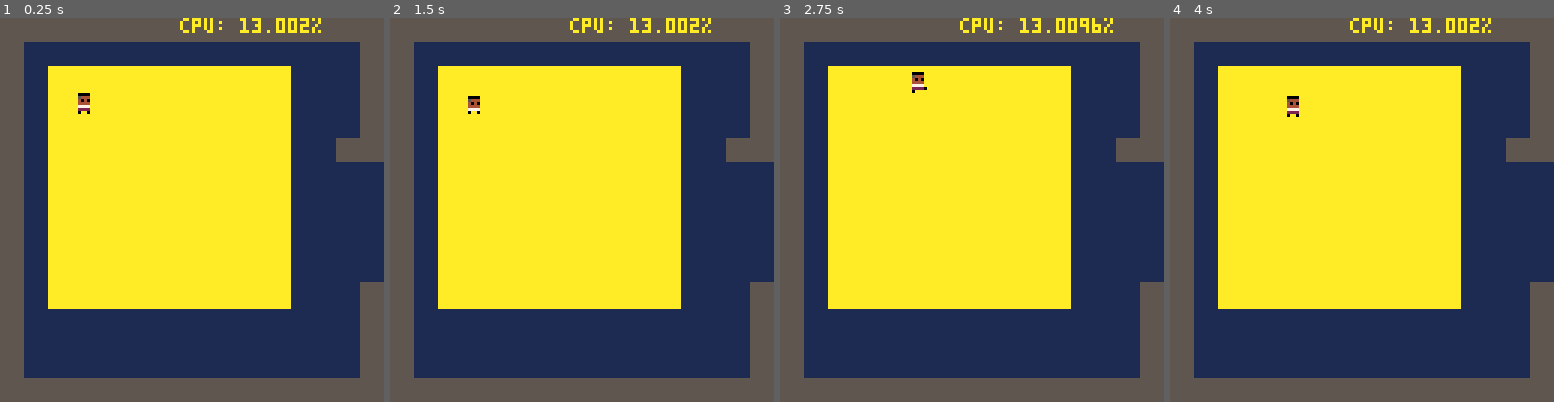
Above: before the commit, frames 1-4 (left to right).
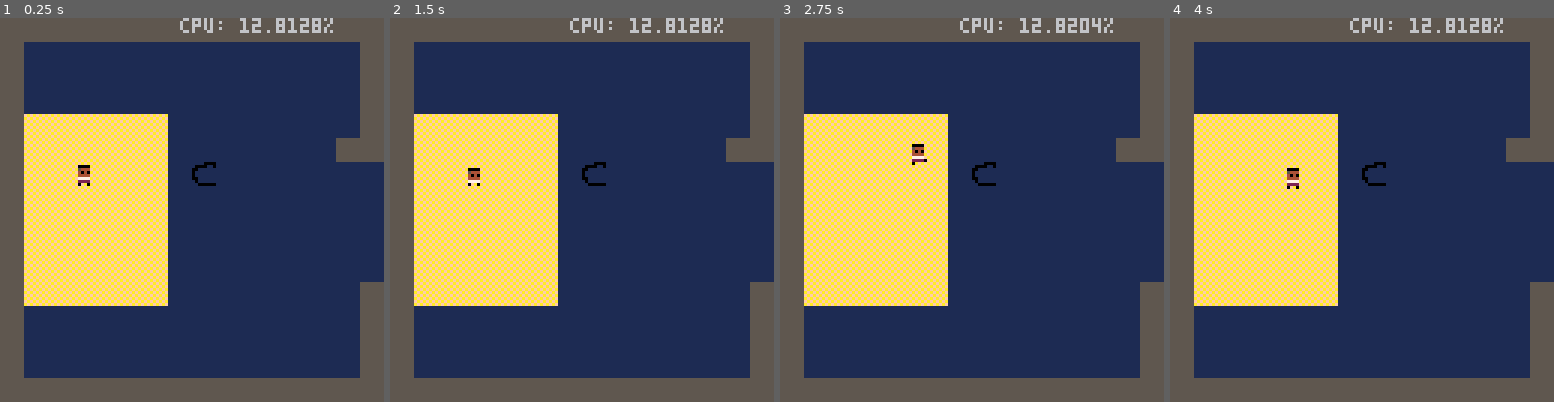
Above: after the commit, the same moments.

Repository: frojo/pico8
Game: PICO-8 cartridge carts/adventure.p8
Same seed, same stepped clock (60 frames per second), same inputs: the game is played once before the commit and once after it.
Inputs:
- Up to frame 1 (0.25 s): no input
- Up to frame 2 (1.5 s): tap X (X key) at 0.33, 1.07 s; tap O (Z key) at 0.7 s
- Up to frame 3 (2.75 s): hold Right 1.6-2.1 s; tap O (Z key) at 1.7, 2.1, 2.5 s; tap X (X key) at 1.85 s; hold Up 2.15-2.42 s; hold Right from 2.47 s (still down)
- Up to frame 4 (4 s): tap O (Z key) at 2.9, 3.3, 3.7 s; tap X (X key) at 2.97 s; release Right at 3.03 s; hold Left 3.08-3.58 s; hold Down 3.63-3.97 s

The runs differ from the first frame. In frame 1, 36% of the frame differs, in the area x 6-87%, y 0-76%; in frame 2, 36%; in frame 3, 36%; in frame 4, 36%.

Commit message:
first try at sprite for boat

Diff:
--- a/carts/adventure.p8
+++ b/carts/adventure.p8
@@ -17,6 +17,9 @@
 	players = {}
 	add(players, init_player(1))
 
+	-- init row boat
+	boat = init_rowboat(64, 48)
+
 	walk_speed = .8
 
 	-- knobs for Boat Feel (TM)
@@ -52,17 +55,12 @@
 	-- draw screen
 	map(screen*16, screen*16, 0, 0, 16, 16)
 
-
-
-	rectfill(16, 16, 96, 96, 10)
-…(4 lines of a section not shown)…
 	-- draw players
 	for player in all(players) do
 		draw_player(player)
 	end
+
+	draw_rowboat(boat)
 
 
 	if debug then
@@ -87,7 +85,7 @@
 	if (num == 2) player.color = 5 -- dark grey
 
 	player.x = 24
-	player.y = 24
+	player.y = 48
 	player.h = 8
 	player.w = 8
 	player.dx = 0;
@@ -362,6 +360,21 @@
 		in_wall(cellx_max, celly_max)
 end
 
+function init_rowboat(x, y)
+	boat = {}
+	boat.x = x
+	boat.y = y
+	return boat
+end
+
+function draw_rowboat(boat)
+	palt(0, false)
+	palt(12, true)
+	spr(48, boat.x, boat.y)
+	spr(49, boat.x+8, boat.y)
+	palt()
+end
+
 
 __gfx__
 00000000000400000500000000000000000400000047444000004000000570000000000000000000000000000000000000000000000000000000000000000000
@@ -372,14 +385,14 @@
 00700700044477700744440047775400004444400044444004445770044444440577744000000000000000000000000000000000000000000000000000000000
 00000000044477000044400000775000000444400004440004444570004444445777770000000000000000000000000000000000000000000000000000000000
 00000000044474000004000000075000000000000000400000000050000000000000400000000000000000000000000000000000000000000000000000000000
-11111111555555550000000000000000000000000000000000000000000000000000000000000000000000000000000000000000000000000000000000000000
-11111111555555550000000000000000000000000000000000000000000000000000000000000000000000000000000000000000000000000000000000000000
-11111111555555550000000000000000000000000000000000000000000000000000000000000000000000000000000000000000000000000000000000000000
-11111111555555550000000000000000000000000000000000000000000000000000000000000000000000000000000000000000000000000000000000000000
-11111111555555550000000000000000000000000000000000000000000000000000000000000000000000000000000000000000000000000000000000000000
-11111111555555550000000000000000000000000000000000000000000000000000000000000000000000000000000000000000000000000000000000000000
-11111111555555550000000000000000000000000000000000000000000000000000000000000000000000000000000000000000000000000000000000000000
-11111111555555550000000000000000000000000000000000000000000000000000000000000000000000000000000000000000000000000000000000000000
+1111111155555555fafafafa00000000000000000000000000000000000000000000000000000000000000000000000000000000000000000000000000000000
+1111111155555555afafafaf00000000000000000000000000000000000000000000000000000000000000000000000000000000000000000000000000000000
+1111111155555555fafafafa00000000000000000000000000000000000000000000000000000000000000000000000000000000000000000000000000000000
+1111111155555555afafafaf00000000000000000000000000000000000000000000000000000000000000000000000000000000000000000000000000000000
+1111111155555555fafafafa00000000000000000000000000000000000000000000000000000000000000000000000000000000000000000000000000000000
+1111111155555555afafafaf00000000000000000000000000000000000000000000000000000000000000000000000000000000000000000000000000000000
+1111111155555555fafafafa00000000000000000000000000000000000000000000000000000000000000000000000000000000000000000000000000000000
+1111111155555555afafafaf00000000000000000000000000000000000000000000000000000000000000000000000000000000000000000000000000000000
 cccccccccccccccccccccccccccccccc000000000000000000000000000000000000000000000000000000000000000000000000000000000000000000000000
 cc0000cccccccccccc0000cccc0000cc000000000000000000000000000000000000000000000000000000000000000000000000000000000000000000000000
 cc5444cccc0000cccc5444cccc5444cc000000000000000000000000000000000000000000000000000000000000000000000000000000000000000000000000
@@ -388,6 +401,14 @@
 cc7777cccc4444cccc7777cccc7777cc000000000000000000000000000000000000000000000000000000000000000000000000000000000000000000000000
 cc2222cccc7777cccc22220cc02222cc000000000000000000000000000000000000000000000000000000000000000000000000000000000000000000000000
 cc0cc0cccc0cc0cccc0cccccccccc0cc000000000000000000000000000000000000000000000000000000000000000000000000000000000000000000000000
+cccc0000cccccccccccccccccccccccc000000000000000000000000000000000000000000000000000000000000000000000000000000000000000000000000
+c0000cc0cccccccc555555cccccccccc000000000000000000000000000000000000000000000000000000000000000000000000000000000000000000000000
+00cccccccccccccc5fffff5c4444444c000000000000000000000000000000000000000000000000000000000000000000000000000000000000000000000000
+0ccccccccccccccc5ffffff545555554000000000000000000000000000000000000000000000000000000000000000000000000000000000000000000000000
+0ccccccccccccccc5ffffff54ffffff4000000000000000000000000000000000000000000000000000000000000000000000000000000000000000000000000
+00cccccccccccccc5fffff5c44444444000000000000000000000000000000000000000000000000000000000000000000000000000000000000000000000000
+c0cccccccccccccc555555cc4444444c000000000000000000000000000000000000000000000000000000000000000000000000000000000000000000000000
+cc000000cccccccccccccccccccccccc000000000000000000000000000000000000000000000000000000000000000000000000000000000000000000000000
 __gff__
 0000000000000004080108000000000000010000000000000000000000000000000000000000000000000000000000000000000000000000000000000000000000000000000000000000000000000000000000000000000000000000000000000000000000000000000000000000000000000000000000000000000000000000
 0000000000000000000000000000000000000000000000000000000000000000000000000000000000000000000000000000000000000000000000000000000000000000000000000000000000000000000000000000000000000000000000000000000000000000000000000000000000000000000000000000000000000000
@@ -396,14 +417,14 @@
 1110101010101010101010101010101100000000000000000000000000000000000000000000000000000000000000000000000000000000000000000000000000000000000000000000000000000000000000000000000000000000000000000000000000000000000000000000000000000000000000000000000000000000
 1110101010101010101010101010101100000000000000000000000000000000000000000000000000000000000000000000000000000000000000000000000000000000000000000000000000000000000000000000000000000000000000000000000000000000000000000000000000000000000000000000000000000000
 1110101010101010101010101010101100000000000000000000000000000000000000000000000000000000000000000000000000000000000000000000000000000000000000000000000000000000000000000000000000000000000000000000000000000000000000000000000000000000000000000000000000000000
-1110101010101010101010101010101100000000000000000000000000000000000000000000000000000000000000000000000000000000000000000000000000000000000000000000000000000000000000000000000000000000000000000000000000000000000000000000000000000000000000000000000000000000
-1110101010101010101010101010111100000000000000000000000000000000000000000000000000000000000000000000000000000000000000000000000000000000000000000000000000000000000000000000000000000000000000000000000000000000000000000000000000000000000000000000000000000000
-1110101010101010101010101010101000000000000000000000000000000000000000000000000000000000000000000000000000000000000000000000000000000000000000000000000000000000000000000000000000000000000000000000000000000000000000000000000000000000000000000000000000000000
-1110101010101010101010101010101000000000000000000000000000000000000000000000000000000000000000000000000000000000000000000000000000000000000000000000000000000000000000000000000000000000000000000000000000000000000000000000000000000000000000000000000000000000
-1110101010101010101010101010101000000000000000000000000000000000000000000000000000000000000000000000000000000000000000000000000000000000000000000000000000000000000000000000000000000000000000000000000000000000000000000000000000000000000000000000000000000000
-1110101010101010101010101010101000000000000000000000000000000000000000000000000000000000000000000000000000000000000000000000000000000000000000000000000000000000000000000000000000000000000000000000000000000000000000000000000000000000000000000000000000000000
-1110101010101010101010101010101000000000000000000000000000000000000000000000000000000000000000000000000000000000000000000000000000000000000000000000000000000000000000000000000000000000000000000000000000000000000000000000000000000000000000000000000000000000
-1110101010101010101010101010101100000000000000000000000000000000000000000000000000000000000000000000000000000000000000000000000000000000000000000000000000000000000000000000000000000000000000000000000000000000000000000000000000000000000000000000000000000000
+1112121212121210101010101010101100000000000000000000000000000000000000000000000000000000000000000000000000000000000000000000000000000000000000000000000000000000000000000000000000000000000000000000000000000000000000000000000000000000000000000000000000000000
+1112121212121210101010101010111100000000000000000000000000000000000000000000000000000000000000000000000000000000000000000000000000000000000000000000000000000000000000000000000000000000000000000000000000000000000000000000000000000000000000000000000000000000
+1112121212121210101010101010101000000000000000000000000000000000000000000000000000000000000000000000000000000000000000000000000000000000000000000000000000000000000000000000000000000000000000000000000000000000000000000000000000000000000000000000000000000000
+1112121212121210101010101010101000000000000000000000000000000000000000000000000000000000000000000000000000000000000000000000000000000000000000000000000000000000000000000000000000000000000000000000000000000000000000000000000000000000000000000000000000000000
+1112121212121210101010101010101000000000000000000000000000000000000000000000000000000000000000000000000000000000000000000000000000000000000000000000000000000000000000000000000000000000000000000000000000000000000000000000000000000000000000000000000000000000
+1112121212121210101010101010101000000000000000000000000000000000000000000000000000000000000000000000000000000000000000000000000000000000000000000000000000000000000000000000000000000000000000000000000000000000000000000000000000000000000000000000000000000000
+1112121212121210101010101010101000000000000000000000000000000000000000000000000000000000000000000000000000000000000000000000000000000000000000000000000000000000000000000000000000000000000000000000000000000000000000000000000000000000000000000000000000000000
+1112121212121210101010101010101100000000000000000000000000000000000000000000000000000000000000000000000000000000000000000000000000000000000000000000000000000000000000000000000000000000000000000000000000000000000000000000000000000000000000000000000000000000
 1110101010101010101010101010101100000000000000000000000000000000000000000000000000000000000000000000000000000000000000000000000000000000000000000000000000000000000000000000000000000000000000000000000000000000000000000000000000000000000000000000000000000000
 1110101010101010101010101010101100000000000000000000000000000000000000000000000000000000000000000000000000000000000000000000000000000000000000000000000000000000000000000000000000000000000000000000000000000000000000000000000000000000000000000000000000000000
 1110101010101010101010101010101100000000000000000000000000000000000000000000000000000000000000000000000000000000000000000000000000000000000000000000000000000000000000000000000000000000000000000000000000000000000000000000000000000000000000000000000000000000
